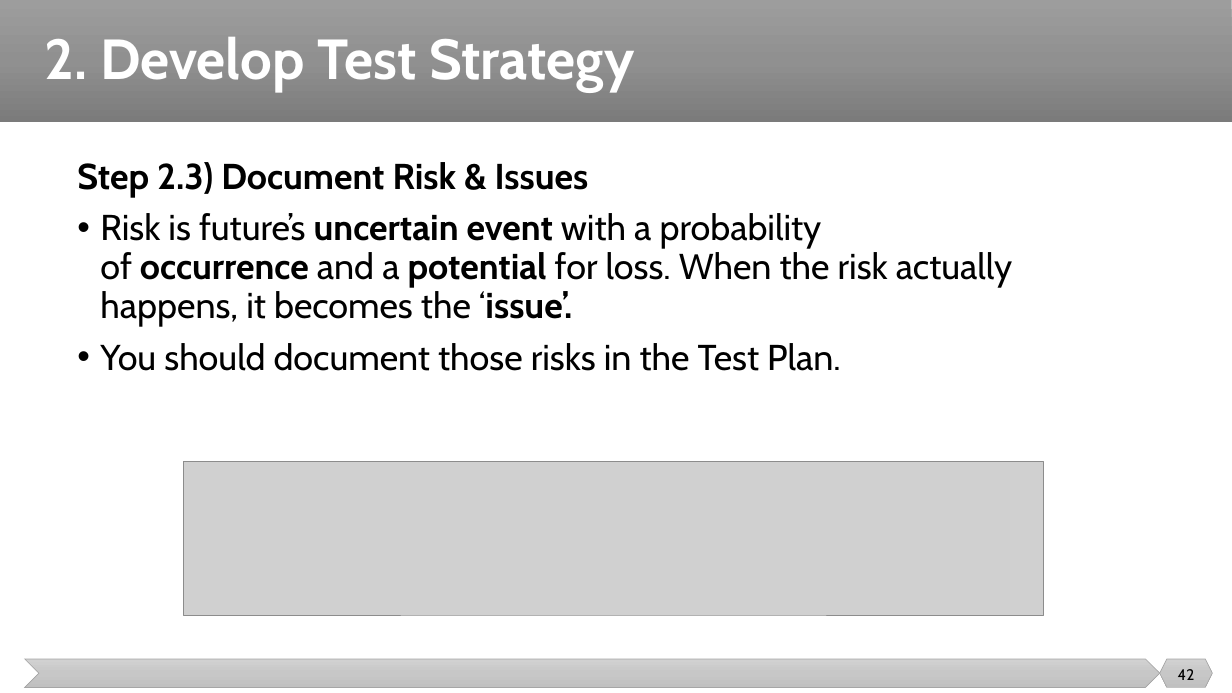
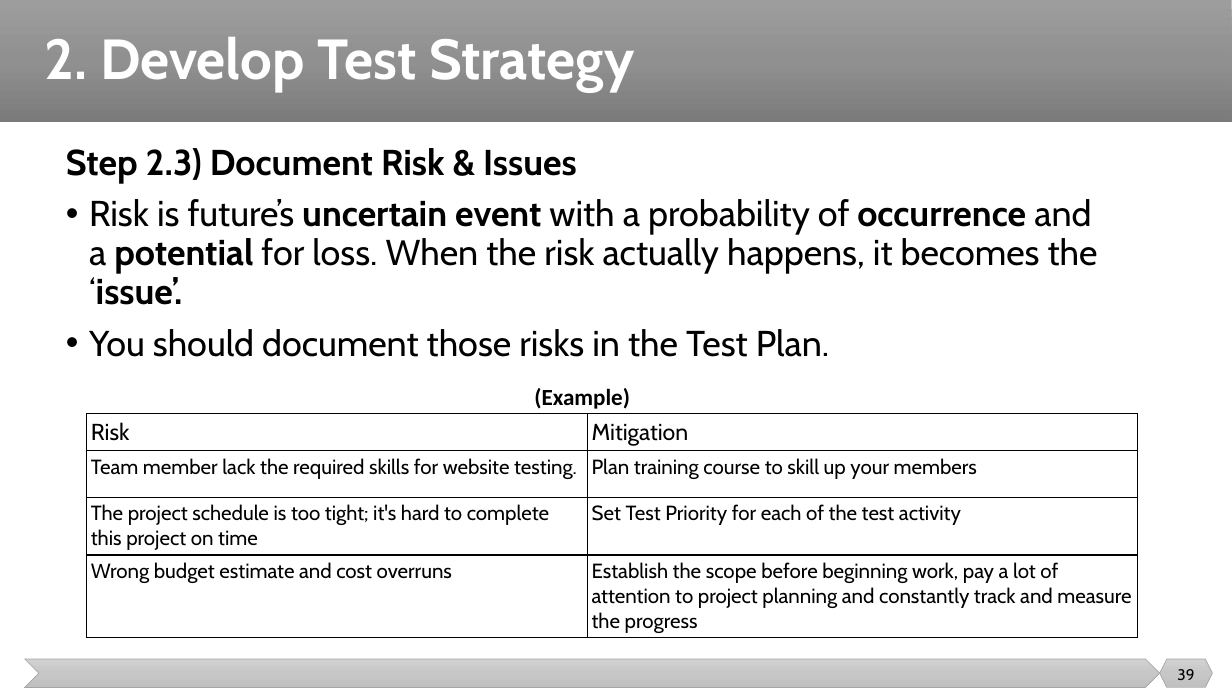
Before and after one commit to malenezi/malenezi, a slide deck: slide 39 of SE401/Lectures/5-Test Management/Test Management.pptx (slide 42 before the commit). Drawn at 1232x693 pixels with LibreOffice and Linux fonts; fonts in the diff are those of the drawing; grey boxes stand for pictures. Boxes give left, top, right and bottom in pixels: in the first picture for what was removed or moved away, otherwise in the second. Text is boxed around its words. In the diff, an @@ line names an element or a change of style, - is before the commit and + after.

```diff
--- a/SE401/Lectures/5-Test Management/Test Management.pptx
+++ b/SE401/Lectures/5-Test Management/Test Management.pptx
@@ text "Step 2.3) Document Risk & ..." rewrapped from (x1=77, y1=162, x2=1013, y2=371) to (x1=66, y1=148, x2=1098, y2=357) @@
@@ text added at (x1=534, y1=388, x2=630, y2=409), 18 pt, text #000000, bold @@
+(Example)
@@ table added at (x1=87, y1=414, x2=1138, y2=648), 4 rows, 2 columns @@
+Risk | Mitigation
+Team member lack the required skills for website testing. | Plan training course to skill up your members
+The project schedule is too tight; it's hard to complete this project on time | Set Test Priority for each of the test activity
+Wrong budget estimate and cost overruns | Establish the scope before beginning work, pay a lot of attention to project planning and constantly track and measure the progress
@@ picture removed at (x1=184, y1=462, x2=1043, y2=616) @@
@@ page number at (x1=1177, y1=669, x2=1194, y2=680): text changed @@
-42
+39
```
Also in this commit, not shown: 5 other slides changed, 4 slides removed.
